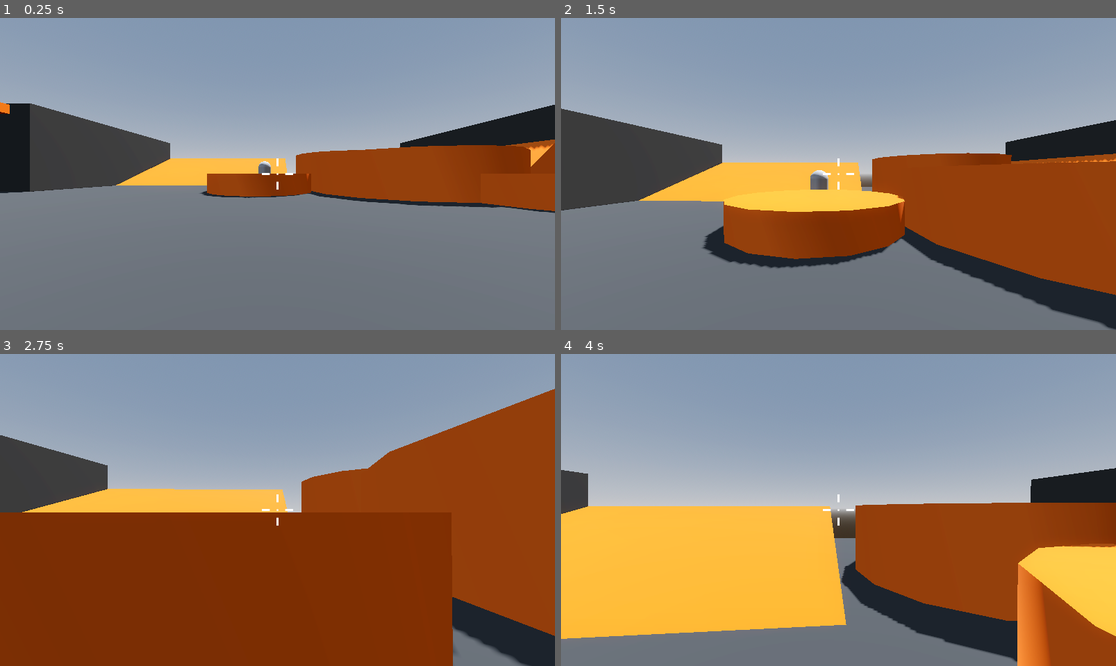
Above: before the commit, frames 1-4 (two rows, left to right).
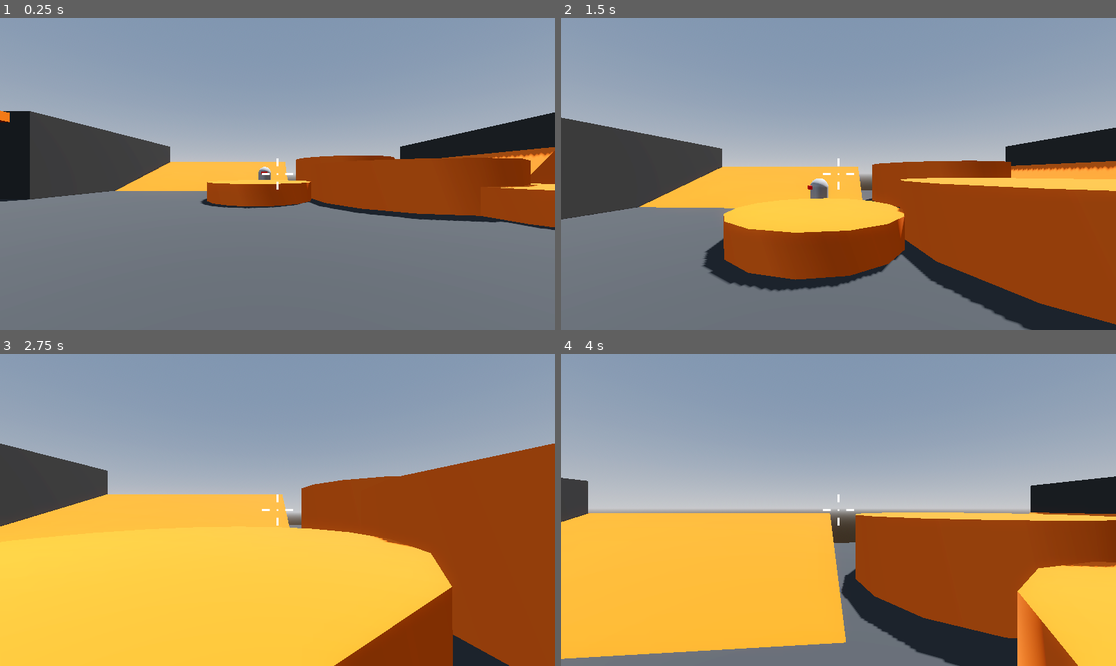
Above: after the commit, the same moments.

Repository: tnargy/RoboRampage
Game: Godot game, scene res://Levels/Sandbox.tscn
Same seed, same stepped clock (60 frames per second), same inputs: the game is played once before the commit and once after it.
Inputs (mouse positions are in pixels of both pictures, inside the frame that each line leads up to):
- Up to frame 1 (0.25 s): no input
- Up to frame 2 (1.5 s): tap Enter at 0.5 s; move the mouse to (866, 174) at 0.52 s; hold W (move_forward) from 0.53 s (still down); tap Space (jump) at 0.77 s; move the mouse to (810, 174) at 1.27 s
- Up to frame 3 (2.75 s): keep holding W (move_forward); tap Space (jump) at 1.52 s; move the mouse to (288, 503) at 2.02 s
- Up to frame 4 (4 s): keep holding W (move_forward); move the mouse to (832, 516) at 2.77 s; tap Space (jump) at 3.02, 3.77 s; move the mouse to (877, 513) at 3.52 s

The runs differ from the first frame. In frame 1, 7.6% of the frame differs, in the area x 0-100%, y 26-68%; in frame 2, 16%; in frame 3, 44%, in the area x 0-100%, y 11-100%; in frame 4, 14%.

Commit message:
Enemy Attack

Diff:
--- a/Enemy/Enemy.tscn
+++ b/Enemy/Enemy.tscn
@@ -1,10 +1,115 @@
-[gd_scene load_steps=4 format=3 uid="uid://dewby70ge3jc5"]
+[gd_scene load_steps=9 format=3 uid="uid://dewby70ge3jc5"]
 
 [ext_resource type="Script" uid="uid://don8yqcsefv87" path="res://Enemy/enemy.gd" id="1_3o4wt"]
 
 [sub_resource type="CapsuleMesh" id="CapsuleMesh_xjnqo"]
 
 [sub_resource type="CapsuleShape3D" id="CapsuleShape3D_2pb1h"]
+
+[sub_resource type="StandardMaterial3D" id="StandardMaterial3D_3o4wt"]
+albedo_color = Color(1, 0, 0, 1)
+
+[sub_resource type="BoxMesh" id="BoxMesh_epr5s"]
+size = Vector3(0.5, 0.2, 0.2)
+
+[sub_resource type="Animation" id="Animation_3o4wt"]
+resource_name = "Attack"
+length = 0.5
+tracks/0/type = "value"
+tracks/0/imported = false
+tracks/0/enabled = true
+tracks/0/path = NodePath("Visor:position")
+tracks/0/interp = 1
+tracks/0/loop_wrap = true
+tracks/0/keys = {
+"times": PackedFloat32Array(0, 0.200023, 0.5),
+"transitions": PackedFloat32Array(-2, -2, -2),
+"update": 0,
+"values": [Vector3(0, 0.5, 0.5), Vector3(0, 0.5, 0.6), Vector3(0, 0.5, 0.5)]
+}
+tracks/1/type = "value"
+tracks/1/imported = false
+tracks/1/enabled = true
+tracks/1/path = NodePath("Visor:scale")
+tracks/1/interp = 1
+tracks/1/loop_wrap = true
+tracks/1/keys = {
+"times": PackedFloat32Array(0, 0.200023, 0.5),
+"transitions": PackedFloat32Array(-2, -2, -2),
+"update": 0,
+"values": [Vector3(1, 1, 1), Vector3(1.5, 1.5, 1.5), Vector3(1, 1, 1)]
+}
+tracks/2/type = "value"
+tracks/2/imported = false
+tracks/2/enabled = true
+tracks/2/path = NodePath("Visor:material_override:albedo_color")
+tracks/2/interp = 1
+tracks/2/loop_wrap = true
+tracks/2/keys = {
+"times": PackedFloat32Array(0, 0.19958, 0.5),
+"transitions": PackedFloat32Array(-2, -2, -2),
+"update": 0,
+"values": [Color(1, 0, 0, 1), Color(1, 1, 1, 1), Color(1, 0, 0, 1)]
+}
+tracks/3/type = "method"
+tracks/3/imported = false
+tracks/3/enabled = true
+tracks/3/path = NodePath(".")
+tracks/3/interp = 1
+tracks/3/loop_wrap = true
+tracks/3/keys = {
+"times": PackedFloat32Array(0.2),
+"transitions": PackedFloat32Array(1),
+"values": [{
+"args": [],
+"method": &"attack"
+}]
+}
+
+[sub_resource type="Animation" id="Animation_epr5s"]
+length = 0.001
+tracks/0/type = "value"
+tracks/0/imported = false
+tracks/0/enabled = true
+tracks/0/path = NodePath("Visor:position")
+tracks/0/interp = 1
+tracks/0/loop_wrap = true
+tracks/0/keys = {
+"times": PackedFloat32Array(0),
+"transitions": PackedFloat32Array(1),
+"update": 0,
+"values": [Vector3(0, 0.5, 0.5)]
+}
+tracks/1/type = "value"
+tracks/1/imported = false
+tracks/1/enabled = true
+tracks/1/path = NodePath("Visor:scale")
+tracks/1/interp = 1
+tracks/1/loop_wrap = true
+tracks/1/keys = {
+"times": PackedFloat32Array(0),
+"transitions": PackedFloat32Array(1),
+"update": 0,
+"values": [Vector3(1, 1, 1)]
+}
+tracks/2/type = "value"
+tracks/2/imported = false
+tracks/2/enabled = true
+tracks/2/path = NodePath("Visor:material_override:albedo_color")
+tracks/2/interp = 1
+tracks/2/loop_wrap = true
+tracks/2/keys = {
+"times": PackedFloat32Array(0),
+"transitions": PackedFloat32Array(1),
+"update": 0,
+"values": [Color(1, 0, 0, 1)]
+}
+
+[sub_resource type="AnimationLibrary" id="AnimationLibrary_vonkd"]
+_data = {
+&"Attack": SubResource("Animation_3o4wt"),
+&"RESET": SubResource("Animation_epr5s")
+}
 
 [node name="Enemy" type="CharacterBody3D"]
 script = ExtResource("1_3o4wt")
@@ -17,3 +122,14 @@
 
 [node name="NavigationAgent3D" type="NavigationAgent3D" parent="."]
 unique_name_in_owner = true
+
+[node name="Visor" type="MeshInstance3D" parent="."]
+transform = Transform3D(1, 0, 0, 0, 1, 0, 0, 0, 1, 0, 0.5, 0.5)
+material_override = SubResource("StandardMaterial3D_3o4wt")
+mesh = SubResource("BoxMesh_epr5s")
+
+[node name="AnimationPlayer" type="AnimationPlayer" parent="."]
+unique_name_in_owner = true
+libraries = {
+&"": SubResource("AnimationLibrary_vonkd")
+}
--- a/Enemy/enemy.gd
+++ b/Enemy/enemy.gd
@@ -3,7 +3,9 @@
 
 const SPEED = 5.0
 const AGGRO_RANGE := 12.0
+@export_range(0,5,0.5) var attack_range := 1.5
 @onready var navigation_agent_3d = %NavigationAgent3D
+@onready var animation_player = %AnimationPlayer
 var player : CharacterBody3D
 var provoked := false
 
@@ -27,7 +29,11 @@
 	if distance <= AGGRO_RANGE:
 		provoked = true
 
+	if provoked and distance <= attack_range:
+		animation_player.play("Attack")
+
 	if direction:
+		look_at_target(direction)
 		velocity.x = direction.x * SPEED
 		velocity.z = direction.z * SPEED
 	else:
@@ -36,3 +42,14 @@
 
 	if provoked:
 		move_and_slide()
+
+
+func look_at_target(direction: Vector3):
+	var adj_direction = direction
+	adj_direction.y = 0.0
+
+	look_at(global_position + adj_direction, Vector3.UP, true)
+
+
+func attack():
+	print("Enemy Attack!")
--- a/Player/Player.tscn
+++ b/Player/Player.tscn
@@ -19,6 +19,7 @@
 
 [node name="CameraPivot" type="Node3D" parent="."]
 unique_name_in_owner = true
+transform = Transform3D(1, 0, 0, 0, 1, 0, 0, 0, 1, 0, 0.441576, 0)
 
 [node name="SmoothCamera" type="Camera3D" parent="CameraPivot"]
 transform = Transform3D(1, 0, 0, 0, 1, 0, 0, 0, 1, 0, 0.3, 0)
